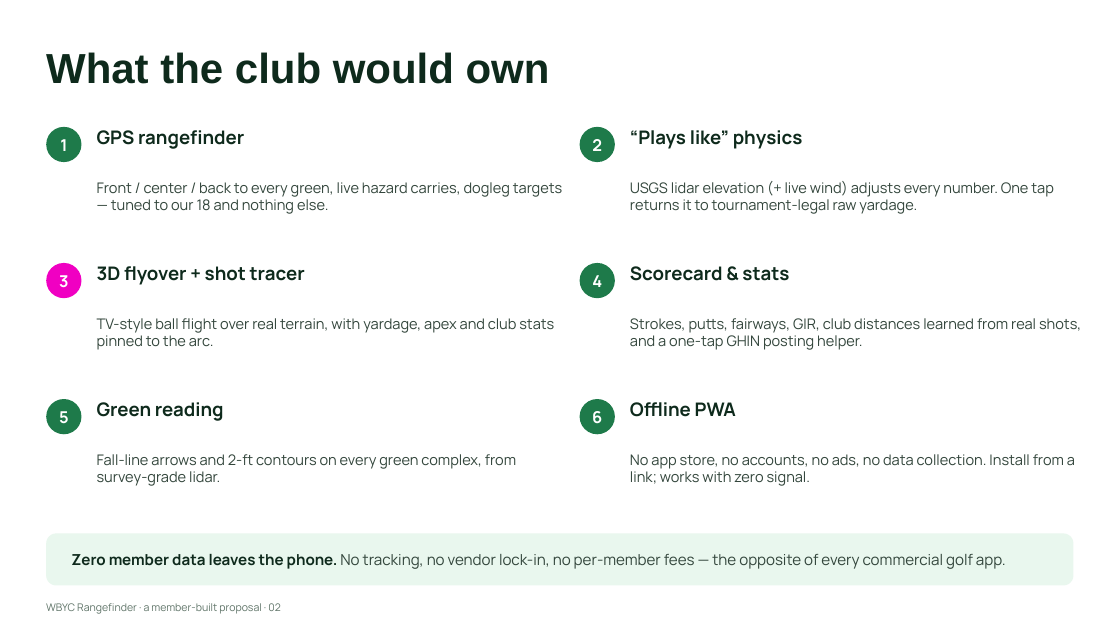
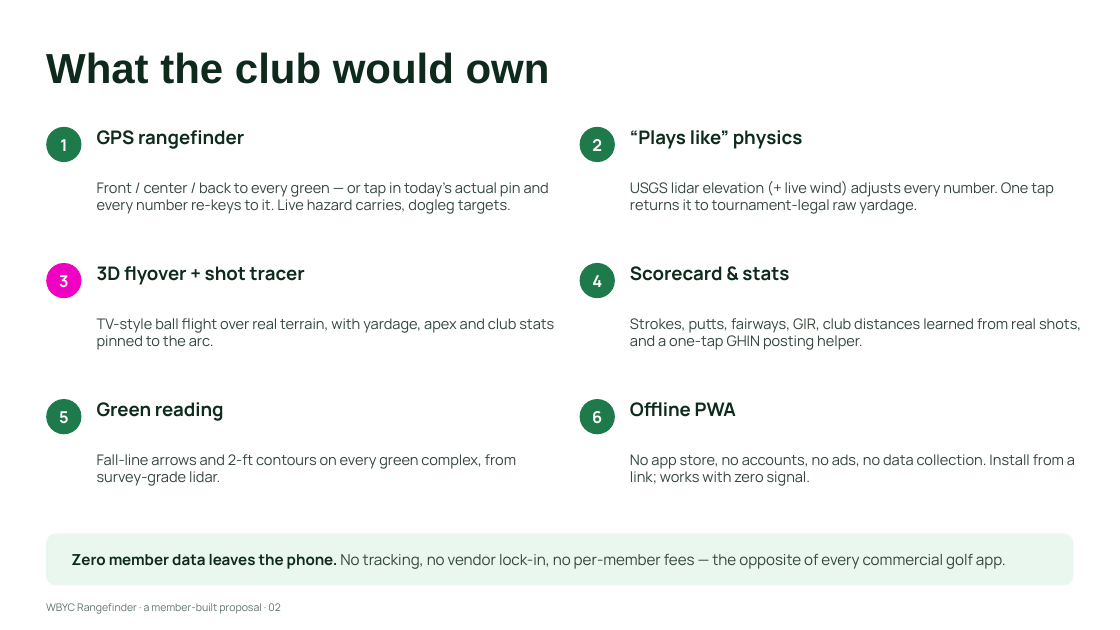
Before and after one commit to kitartig/WBYC-Rangefinder, a slide deck: slide 2 of WBYC-Rangefinder-Pitch.pptx. Drawn at 1120x630 pixels with LibreOffice and Linux fonts; fonts in the diff are those of the drawing. Boxes give left, top, right and bottom in pixels: in the first picture for what was removed or moved away, otherwise in the second. Text is boxed around its words. In the diff, an @@ line names an element or a change of style, - is before the commit and + after.

Commit message:
Pin sheet added to guide feature list + deck (slide 2, inventory, roadmap NOW incl. Green tees)

```diff
--- a/WBYC-Rangefinder-Pitch.pptx
+++ b/WBYC-Rangefinder-Pitch.pptx
@@ text at [97, 182, 549, 214]: text changed @@
-Front / center / back to every green, live hazard carries, dogleg targets — tuned to our 18 and nothing else.
+Front / center / back to every green — or tap in today’s actual pin and every number re-keys to it. Live hazard carries, dogleg targets.
```
Also in this commit, not shown: 2 other slides changed, 2 other files.
